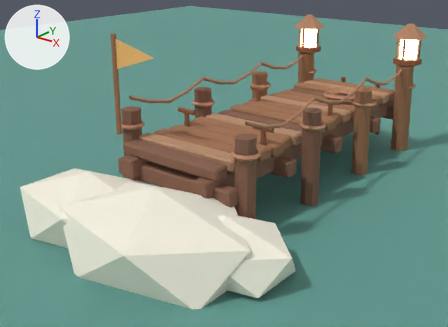
What one commit did to the Blender file Assets3D/source/harbor_pier.blend.
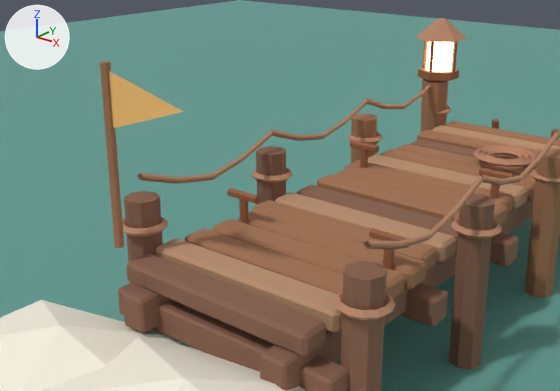
There are two pictures of each version: one whole from a camera (50 mm lens) standing at (3.52, -3.35, 2.46) and looking at (-0.16, 1.23, 0.29), one close up from a camera (50 mm lens) standing at (2.18, -1.95, 2.3) and looking at (0.12, 0.61, 1.08). Every picture has the same lights, and +X, +Y and +Z are marked at upper left. The older version's two pictures come first.

In view in the first close-up: 'Cross_Beam_01', 'Deck_Plank_01', 'Deck_Plank_02', 'Deck_Plank_03', 'Deck_Plank_05', 'Long_Stringer_R', 'PREVIEW_Sea', 'PREVIEW_ShoreRock_1', 'PREVIEW_ShoreRock_2', 'Pennant_Mast', 'Pier_Pennant', 'Pile_1_R', 'Pile_2_R', 'Pile_3_R' and 51 more.
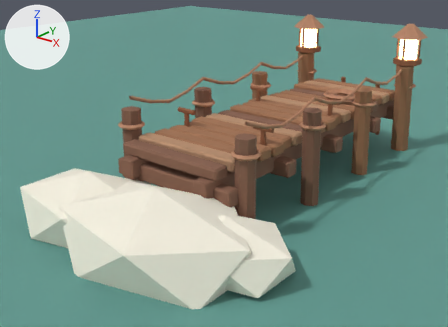
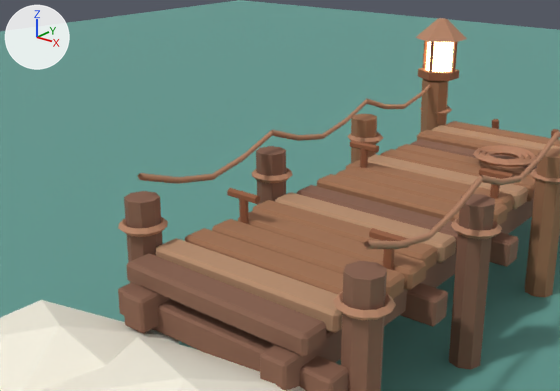
Pixel boxes [x1, y1, x2, y2] of what changed, in the close-ups (560 x 391 px):
'Pier_Pennant', deleted (orange): before [109, 71, 183, 128]
'Pennant_Mast', deleted (brown): before [100, 61, 124, 248]

The change, as a list of edits to the scene's bpy script:
```text
Remove ob_pennant_mast:
    ob_pennant_mast = bpy.data.objects.new('Pennant_Mast', me_pennant_mast_mesh)
    ob_pennant_mast.parent = ob_harbor_pier
    ob_pennant_mast.location = (-0.61, 0.27, 1.2)
    ob_pennant_mast.rotation_euler = (0.0, 0.0, 3.142)  # degrees (0, 0, 180)
Remove ob_pier_pennant:
    ob_pier_pennant = bpy.data.objects.new('Pier_Pennant', me_pier_pennant_mesh)
    ob_pier_pennant.parent = ob_harbor_pier
    ob_pier_pennant.location = (0.0, 0.0, 0.0)
```
